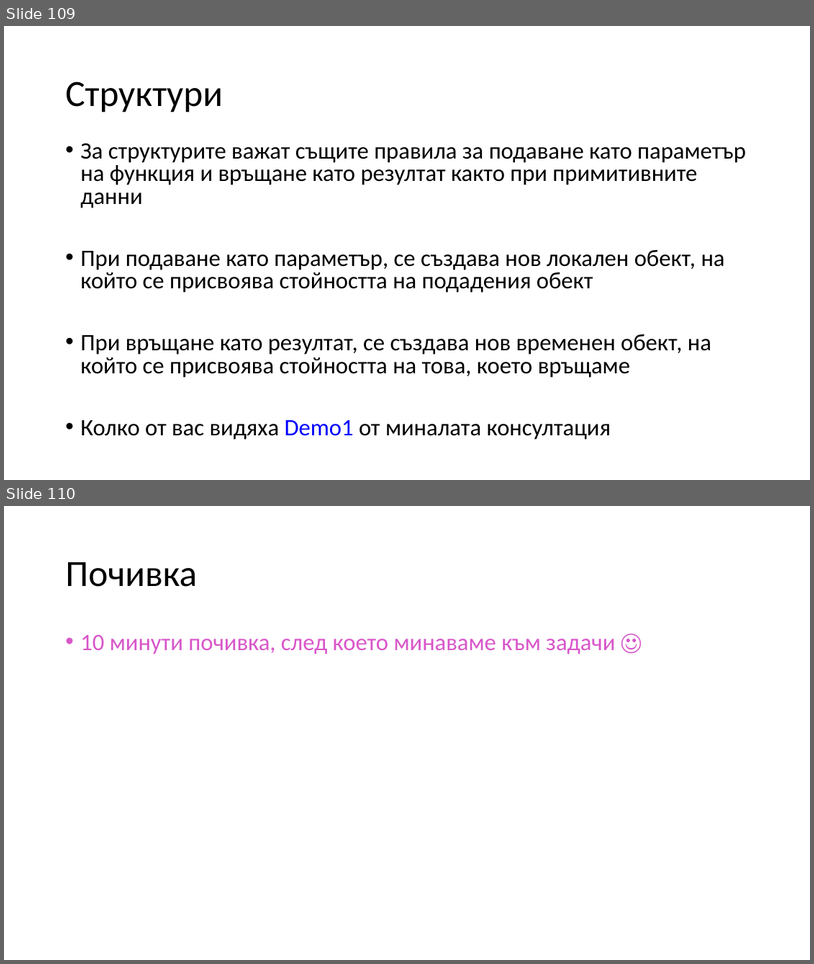
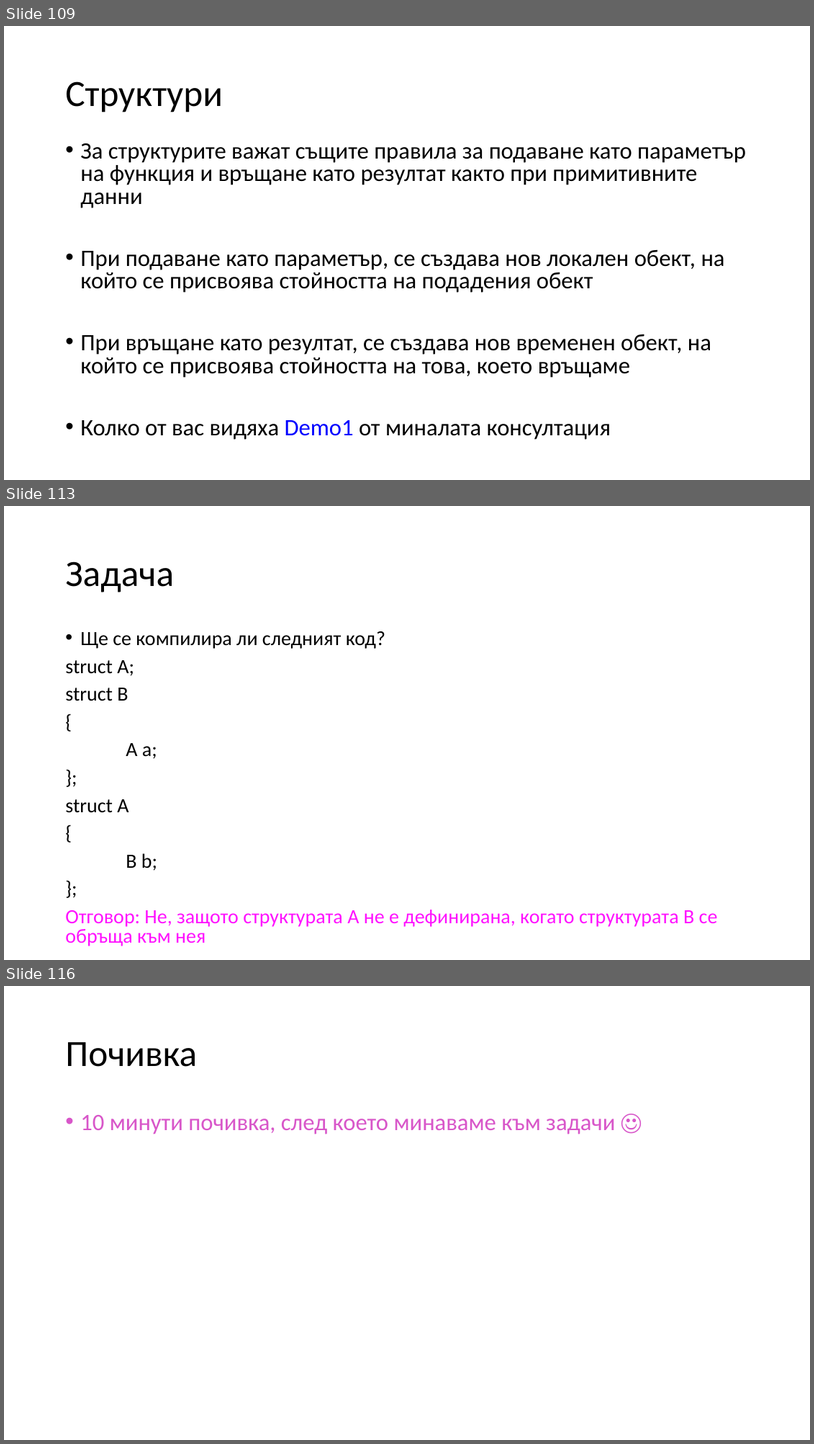
Before and after one commit to Mapmo/Uni-CPP, a slide deck: Introducing To Programming Materials/Consultation 3/Consultation3.pptx. Shown one above the other, each under a label of ours: slides 109 and 110 before the commit, slides 109, 113 and 116 after it; the slides between them are not shown. The pictures are 814x964 and 814x1444 pixels, drawn with LibreOffice and Linux fonts; fonts in the diff are those of the drawing. Boxes give left, top, right and bottom in pixels: in the first picture for what was removed or moved away, otherwise in the second. Text is boxed around its words. In the diff, an @@ line names an element or a change of style, - is before the commit and + after.

```diff
--- a/Introducing To Programming Materials/Consultation 3/Consultation3.pptx
+++ b/Introducing To Programming Materials/Consultation 3/Consultation3.pptx
@@ slide 113 added at bbox=[4, 506, 810, 960], background #FFFFFF @@
@@ title added at bbox=[65, 561, 174, 592], 44 pt, text #000000 @@
+Задачa
@@ text added at bbox=[65, 631, 718, 946], 24.1 pt, text #FF11FF @@
+• Ще се компилира ли следният код?
+struct A;
+struct B
+{
+A a;
+};
+struct A
+{
+B b;
+};
+Отговор: Не, защото структурата A не e дефинирана, когато структурата B се обръща към нея
@@ what was slide 110 is now slide 116 @@
```
Also in this commit, not shown: 2 slides changed, 5 other slides added.
